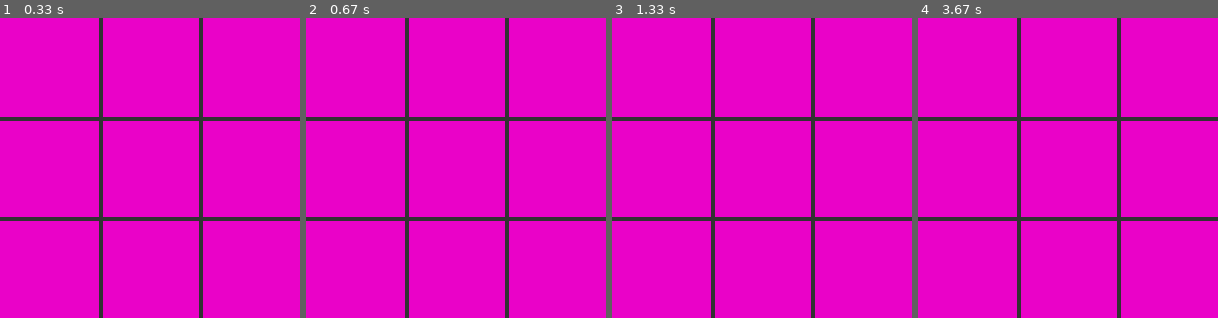
Above: before the commit, frames 1-4 (left to right).
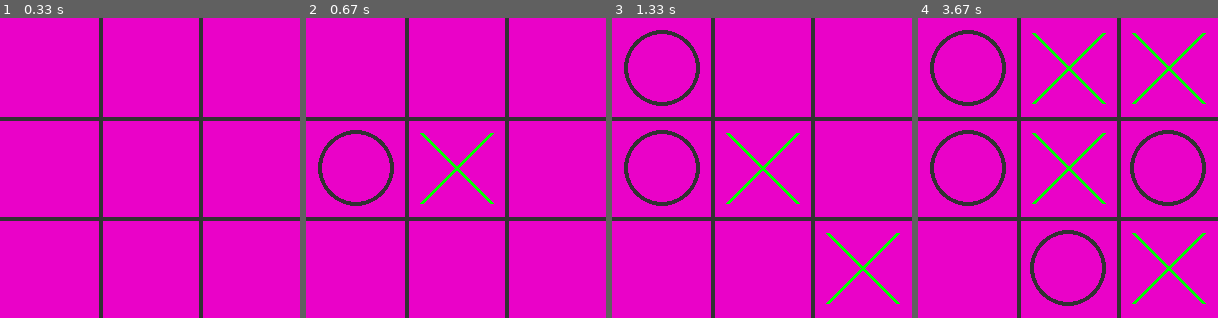
Above: after the commit, the same moments.

Repository: joabeleao/Py_Game
Game: pygame game, started from main.py
Same seed, same stepped clock (60 frames per second), same inputs: the game is played once before the commit and once after it.
Inputs (mouse positions are in pixels of both pictures, inside the frame that each line leads up to):
- Up to frame 1 (0.33 s): no input
- Up to frame 2 (0.67 s): press the mouse at (456, 186) at 0.37 s; move the mouse to (420, 177) at 0.47 s; release the mouse at (384, 171) at 0.6 s
- Up to frame 3 (1.33 s): press the mouse at (762, 186) at 0.7 s; move the mouse to (816, 231) at 0.8 s; release the mouse at (870, 273) at 0.93 s; click (684, 57) at 1.05 s
- Up to frame 4 (3.67 s): click (1059, 117) at 1.38 s; press the mouse at (1059, 117) at 1.7 s; move the mouse to (1101, 129) at 1.8 s; release the mouse at (1146, 141) at 1.93 s; click (1131, 114) at 2.55 s; press the mouse at (1131, 114) at 3.2 s; move the mouse to (1077, 186) at 3.3 s; release the mouse at (1023, 255) at 3.43 s

Frame 1 is identical in both runs. In frame 2, 1.6% of the frame differs, in the area x 4-63%, y 37-63%; in frame 3, 3.2%; in frame 4, 6.4%, in the area x 4-96%, y 4-96%.

Commit message:
add basic structure and logic

Diff:
--- a/main.py
+++ b/main.py
@@ -3,39 +3,139 @@
 
 pygame.init()
 
-screen_width = 300
-screen_height = 300
+screen_width: int = 300
+screen_height: int = 300
 
 screen = pygame.display.set_mode((screen_width, screen_height))
 pygame.display.set_caption('TicTacToe')
 
-line_width = 4
-markers = []
+# colors
+color_green: tuple = (0, 255, 0)
+color_red: tuple = (50, 50, 50)
+
+line_width: int = 4
+cells: list = []
+
+player_1: str = 'X'
+player_2: str = 'O'
+turn: str = 'P1'
 
 
 def draw_grid():
-    color_bg = (234, 2, 200)
-    color_grid = (50, 50, 50)
+    line_grid_width: int = 4
+    color_bg: tuple = (234, 2, 200)
+    color_grid: tuple = (50, 50, 50)
     screen.fill(color_bg)
     for x_axis in range(1, 3):
-        # horizontal line #TODO add responsiviness
-        pygame.draw.line(screen, color_grid, (0, x_axis * 100), (screen_width, x_axis * 100), line_width)
-        # vertical line #TODO add responsiviness
-        pygame.draw.line(screen, color_grid, (x_axis * 100, 0), (x_axis * 100, screen_width), line_width)
+        line_x_start_pos: tuple = (0, x_axis * 100)
+        line_x_end_pos: tuple = (screen_width, x_axis * 100)
+        line_y_start_pos: tuple = (x_axis * 100, 0)
+        line_y_end_pos: tuple = (x_axis * 100, screen_width)
+        # TODO add responsiveness to screen
+        # TODO separate draw screen in functions/classes
+        pygame.draw.line(screen, color_grid, line_x_start_pos, line_x_end_pos, line_grid_width)
+        pygame.draw.line(screen, color_grid, line_y_start_pos, line_y_end_pos, line_grid_width)
 
 
-for mark in range(1, 3):
-    row = [0] * 3
-    markers.append(row)
+def game_logic():
+    player: str
+    if turn == 'P1':
+        player = 'O'
+    else:
+        player = 'X'
+    print(player)
 
+    if ((cells[0][0] == player and cells[1][1] == player and cells[2][2] == player) or
+            (cells[0][2] == player and cells[1][1] == player and cells[2][0] == player)):
+        print("WIN-DIAGONAL!!!", player)
+        pygame.quit()
+
+    for x in range(3):
+        win_hor: bool = True
+        win_ver: bool = True
+        for y in range(3):
+            if cells[y][x] != player:
+                win_hor = False
+            if cells[x][y] != player:
+                win_ver = False
+        if win_ver is True:
+            print("WIN-VERTICAL!!!", player)
+            pygame.quit()
+        if win_hor is True:
+            print("WIN-HORIZONTAL!!!")
+            pygame.quit()
+
+
+def draw_cells():
+    x_axis: int = 0
+    for array in cells:
+        y_axis: int = 0
+        for cell in array:
+            if cell == 'X':
+                start_position_l1: tuple = (x_axis * 100 + 15, y_axis * 100 + 15)
+                end_position_l1: tuple = (x_axis * 100 + 85, y_axis * 100 + 85)
+                start_position_l2: tuple = (x_axis * 100 + 15, y_axis * 100 + 85)
+                end_position_l2: tuple = (x_axis * 100 + 85, y_axis * 100 + 15)
+                l1_width: int = 4
+                l2_width: int = 4
+
+                pygame.draw.line(screen, color_green,
+                                 start_position_l1,
+                                 end_position_l1,
+                                 l1_width
+                                 )
+                pygame.draw.line(screen, color_green,
+                                 start_position_l2,
+                                 end_position_l2,
+                                 l2_width
+                                 )
+            if cell == 'O':
+                circle_position: tuple = (x_axis * 100 + 50, y_axis * 100 + 50)
+                circle_radius: int = 38
+                circle_width: int = 4
+
+                pygame.draw.circle(screen, color_red,
+                                   circle_position,
+                                   circle_radius,
+                                   circle_width)
+            y_axis += 1
+        x_axis += 1
+
+
+def create_cells():
+    for mark in range(3):
+        row = [0] * 3
+        cells.append(row)
+
+
+# game execution
+create_cells()
+draw_cells()
 run = True
 while run:
 
-    draw_grid()
+    draw_grid()  # start surface
+    draw_cells()  # x and os
+    game_logic()
 
     for event in pygame.event.get():
+        # quit if button pressed
         if event.type == pygame.QUIT:
             run = False
+        # mouse handlers
+        # if clicked:
+        if pygame.mouse.get_pressed()[0]:
+            mouse_click_coordinates = pygame.mouse.get_pos()
+            mouse_click_coordinate_x: int = mouse_click_coordinates[0] // 100
+            mouse_click_coordinate_y: int = mouse_click_coordinates[1] // 100
+            selected_cell = cells[mouse_click_coordinate_x][mouse_click_coordinate_y]
+            if selected_cell == 0 and turn == 'P1':
+                cells[mouse_click_coordinate_x][mouse_click_coordinate_y] = player_1
+                turn = 'P2'
+            elif selected_cell == 0 and turn == 'P2':
+                cells[mouse_click_coordinate_x][mouse_click_coordinate_y] = player_2
+                turn = 'P1'
+            print(cells)
 
     pygame.display.update()
 
